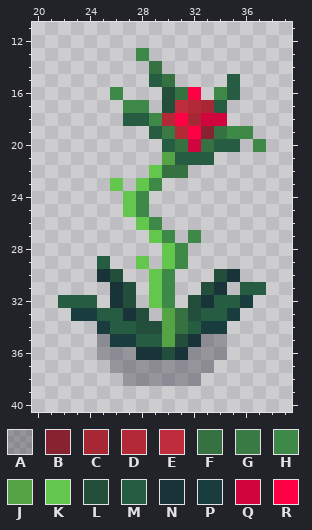
One commit to this pixel-art sprite: android/assets/plants/slowPlant/plant3_stage2_tier1.png. This is how it looked before the edit.
The file is 58x58 pixels. Colours within 5 levels of each other are drawn and written as one. Shown: x 20..39, y 11..40.
Palette (. is transparent): A #1814254d  B #872230  C #a82734  D #b32937  E #bf2c3c  F #367241  G #3a7a45  H #3e8948  J #54a345  K #63c74d  L #234e3c  M #265c42  N #193439  P #193c3e  Q #d1043e  R #ff0044
Pixels before, first column x 22:
13 ......H.........
14 .......F........
15 .......MF....M..
16 ....H...LFR.HM..
17 .....HH.LEDCM...
18 .....MMHDRCQQ...
19 .......MGDRBFHH.
20 ........MFQFMM.H
21 ........JMMM....
22 .......KFF......
23 ....K.KH........
24 .....KH.........
25 .....KH.........
26 ......KH........
27 .......KH.H.....
28 ........KH......
29 ...M..K.KH......
30 ...NL..KH...LN..
31 ....NL.KH..LN.MM
32 MMM.NL.KH.LNMMP.
33 .PPMMNL.JFLMMP..
34 ...PMMLLJFMPP...
35 ...APPMMJLNAA...
36 ...AAANNLNAAA...
37 ....AAAAAAAA....
38 .....AAAAAA.....
After:
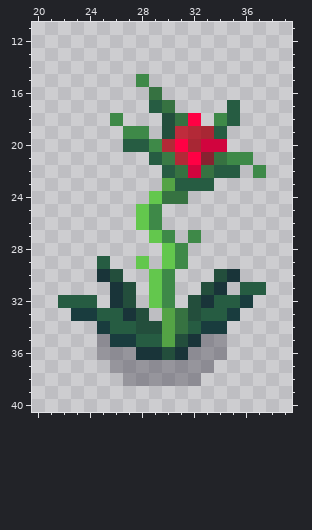
The edit:
y 13: x 28 H -> .
y 14: x 29 F -> .
y 15: x 28..30 .MF -> H..; x 35 M -> .
y 16: x 26 H -> .; x 29..32 .LFR -> F...; x 34..35 HM -> ..
y 17: x 27..35 HH.LEDCM. -> ..MF....M
y 18: x 26..35 .MMHDRCQQ. -> H...LFR.HM
y 19: x 27..36 ..MGDRBFHH -> HH.LEDCM..
y 20: x 27..35 ...MFQFMM -> MMHDRCQQ.; x 37 H -> .
y 21: x 29..36 .JMMM... -> MGDRBFHH
y 22: x 29..30 KF -> .M; x 32..35 .... -> QFMM; x 37 . -> H
y 23: x 26 K -> .; x 28..33 KH.... -> ..JMMM
y 24: x 27..31 KH... -> ..KFF
y 25: x 27..29 KH. -> .KH
